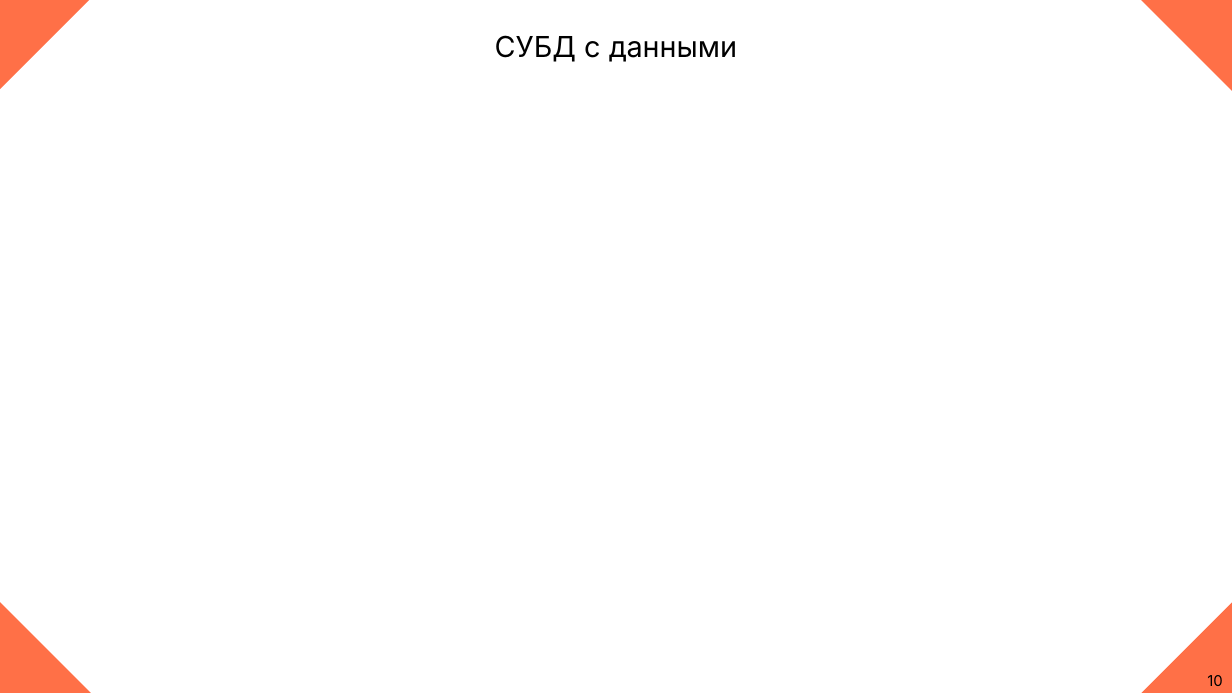
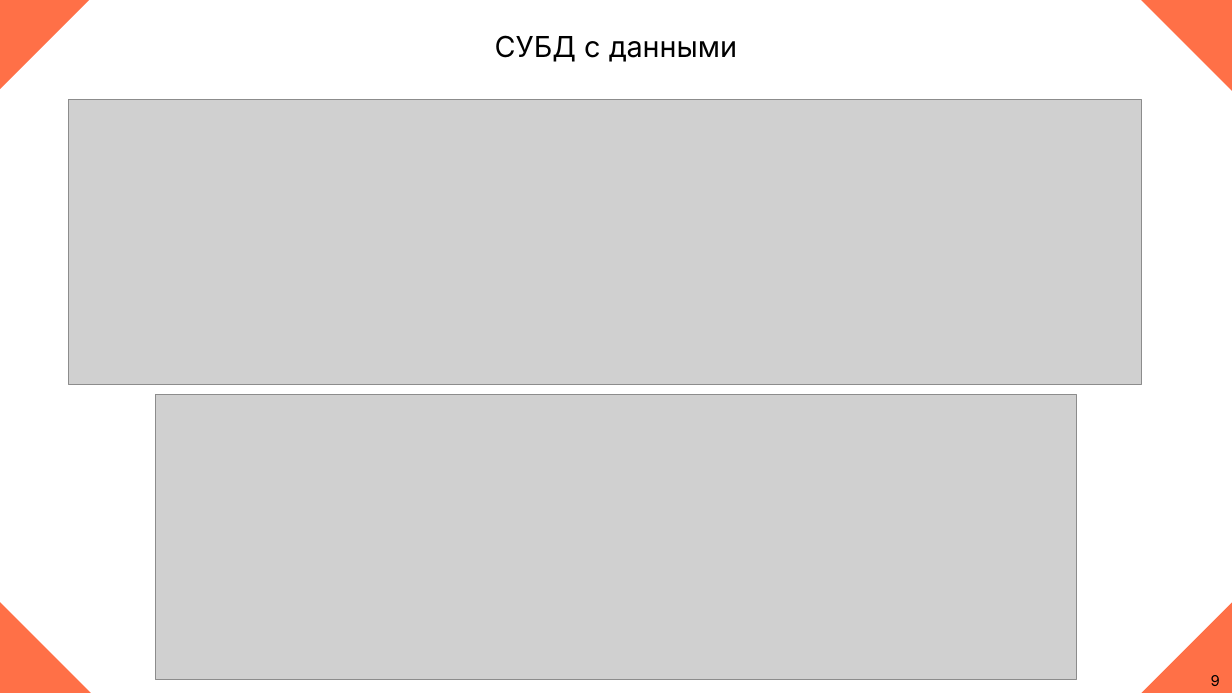
Before and after one commit to Ratarion/LaundrySystem, a slide deck: slide 9 of wiki/2КТ.pptx. Drawn at 1232x693 pixels with LibreOffice and Linux fonts; fonts in the diff are those of the drawing; grey boxes stand for pictures. Boxes give left, top, right and bottom in pixels: in the first picture for what was removed or moved away, otherwise in the second. Text is boxed around its words. In the diff, an @@ line names an element or a change of style, - is before the commit and + after.

```diff
--- a/wiki/2КТ.pptx
+++ b/wiki/2КТ.pptx
@@ picture added at bbox=[69, 99, 1141, 384] @@
@@ picture added at bbox=[156, 394, 1076, 680] @@
@@ text at bbox=[1211, 675, 1220, 686]: text changed @@
-10
+9
```
Also in this commit, not shown: 3 other slides changed.
